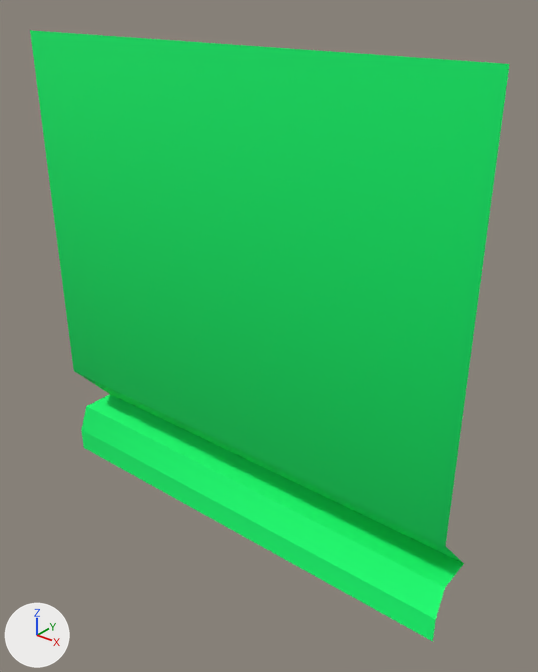
An edit to the FBX model Project Peter's Band UE4/Content/BaseModels/3x3m_straightwall.FBX, drawn before and after from the same camera.
One viewpoint serves both versions: a camera (50 mm lens) standing at (2.65, -3.03, 1.8) and looking at (0.17, 0.06, -0.12). The axes (+X, +Y, +Z) are drawn at lower left. The lights are the same throughout.

Script lines for the objects in view, before the commit:
```python
mat_done = principled_material('Done')
mat_done.base_color = (0.0, 1.0, 0.165)  # green #00ff71
mat_done.roughness = 0.859
me_mesh = bpy.data.meshes.new('Mesh')
me_mesh.from_pydata(...)  # 12 vertices, 5 faces; spans x -59.0..59.0, y -59.1..59.1, z -6.0..6.0
me_mesh.materials.append(mat_done)  # green #00ff71
ob_3x3m_straight = bpy.data.objects.new('3x3m_straight', me_mesh)
ob_3x3m_straight.location = (0.0, 0.0, 0.0)
ob_3x3m_straight.rotation_euler = (-1.571, 0.0, 0.0)  # degrees (-90, 0, 0)
ob_3x3m_straight.scale = (-0.0254, -0.0254, -0.0254)
```
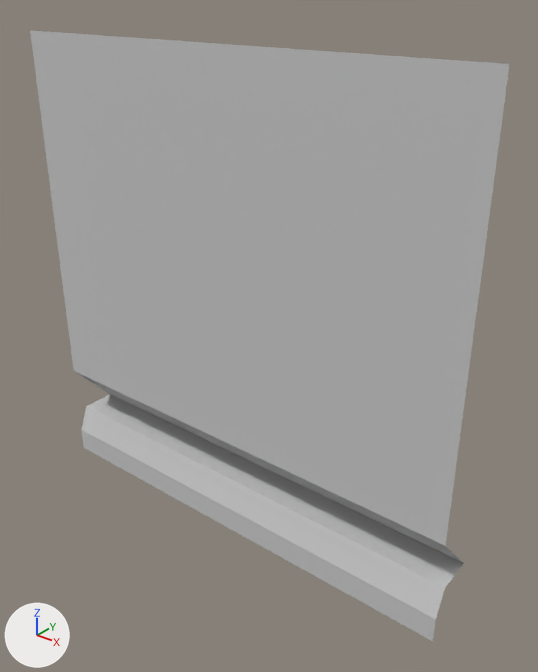
Scene script edits in JSON lines:
```json
{"op": "set", "path": "mat_done.base_color", "old": "(0.0, 1.0, 0.165)", "new": "(0.588, 0.588, 0.588)", "note": "green #00ff71 -> light grey #cacaca"}
{"block": "me_mesh", "where": "me_mesh.from_pydata(...)  # 12 vertices, 5 faces; spans x -59.0..59.0, y -59.1..59.1, z -6.0..6.0"}
{"block": "me_mesh", "where": "# used by ob_3x3m_straight; location = (0.0, 0.0, 0.0); rotation_euler = (-1.571, 0.0, 0.0), in degrees (-90, 0, 0); scale = (-0.0254, -0.0254, -0.0254)"}
{"block": "me_mesh", "change": "me_mesh part 1: edges marked sharp go from 4 to 0"}
```

Pixel boxes [x1, y1, x2, y2] of what changed, in the pictures (538 x 672 px):
```json
{"object": "3x3m_straight", "change": "recoloured, shading changed", "before": [30, 30, 510, 641], "after": [30, 30, 510, 641], "on screen": "green to grey"}
```
